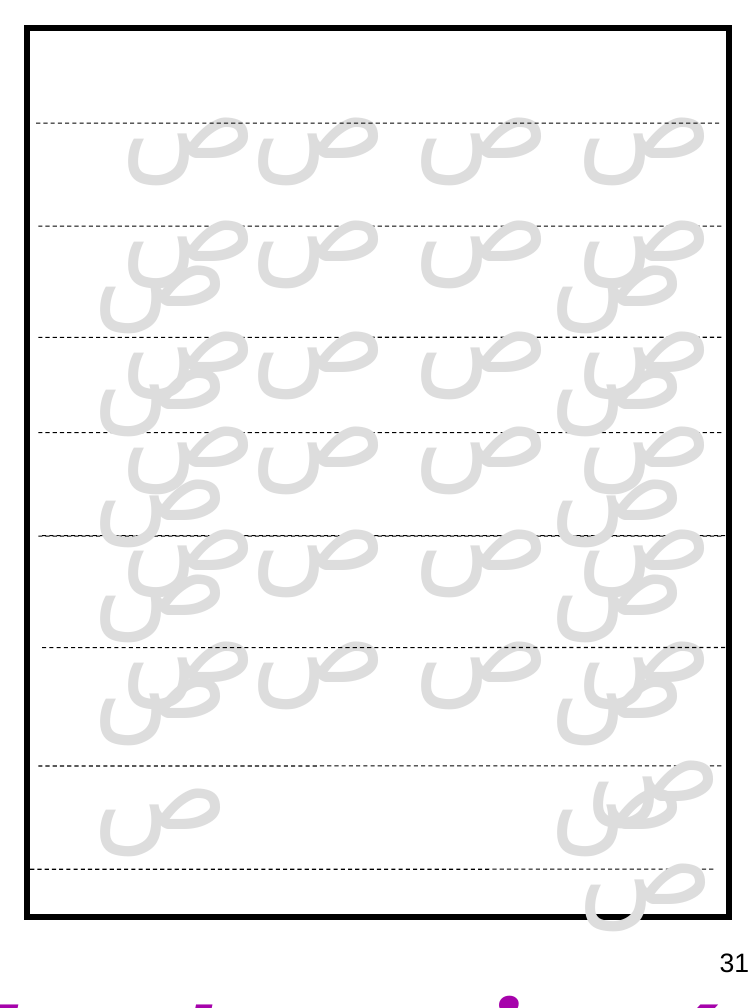
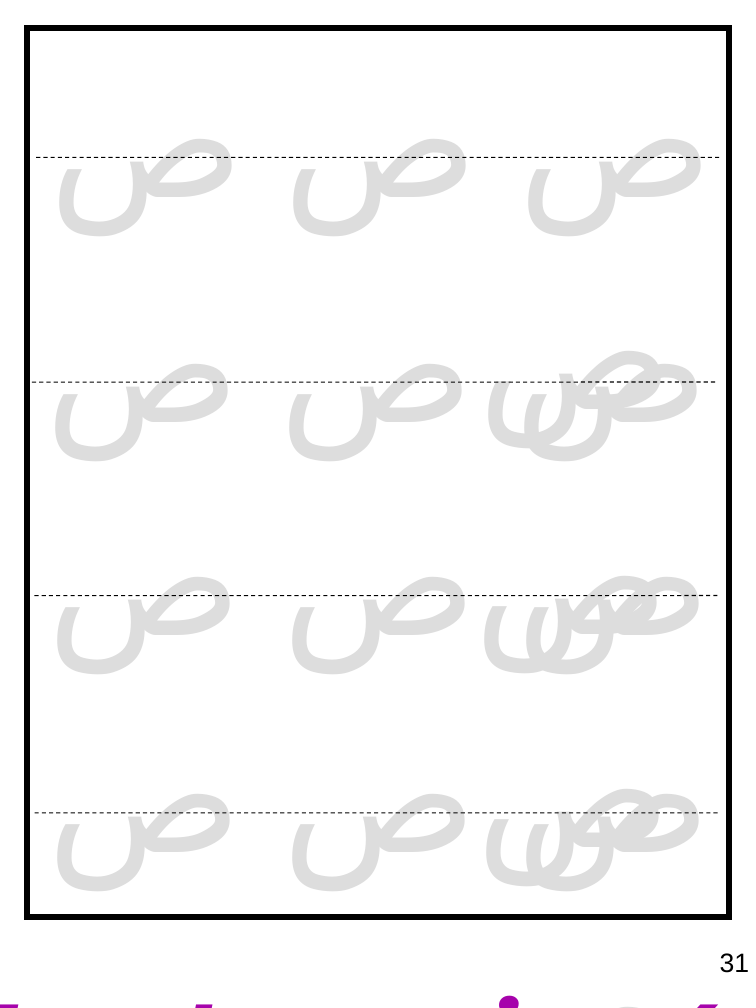
Before and after one commit to mmkhalil2002/AI, a slide deck: slide 31 of funlearning4u/nonAI/books/arabic-book1-v11-1-long.ppt. Drawn at 756x1008 pixels with LibreOffice and Linux fonts; fonts in the diff are those of the drawing. Boxes give left, top, right and bottom in pixels: in the first picture for what was removed or moved away, otherwise in the second. Text is boxed around its words. In the diff, an @@ line names an element or a change of style, - is before the commit and + after.

```diff
--- a/funlearning4u/nonAI/books/arabic-book1-v11-1-long.ppt
+++ b/funlearning4u/nonAI/books/arabic-book1-v11-1-long.ppt
@@ text "ص ص ص ص": place and size @@
-text "ص ص ص ص" at (251, 225, 713, 227)
+text "ص ص ص ص" at (45, 381, 708, 383)
@@ text removed at (94, 122, 257, 767) @@
-ص ص
@@ text removed at (251, 122, 713, 767) @@
-ص ص ص ص
@@ line moved from (720, 123) - (34, 123) to (720, 157) - (34, 157) @@
@@ text "ص ص ص ص": place and size @@
-text "ص ص ص ص" at (251, 336, 713, 338)
+text "ص ص ص ص" at (0, 237, 720, 672)
@@ line removed from (722, 226) to (36, 226) @@
@@ text removed at (94, 225, 257, 227) @@
-ص ص
@@ text removed at (94, 337, 257, 338) @@
-ص ص
@@ line moved from (722, 338) - (36, 338) to (715, 382) - (30, 382) @@
@@ line removed from (722, 432) to (36, 432) @@
@@ text removed at (94, 432, 257, 537) @@
-ص ص
@@ text removed at (94, 432, 257, 537) @@
-ص ص
@@ text removed at (251, 432, 713, 537) @@
-ص ص ص ص
@@ text "ص ص ص ص": place and size @@
-text "ص ص ص ص" at (251, 646, 713, 649)
+text "ص ص ص ص" at (48, 594, 711, 597)
@@ line removed from (722, 536) to (36, 536) @@
@@ line removed from (725, 535) to (40, 535) @@
@@ line moved from (725, 647) - (40, 647) to (718, 596) - (33, 596) @@
@@ text removed at (94, 647, 257, 649) @@
-ص ص
@@ size 80 to 115 pt; more space between paragraphs in 4 elements at (45, 381, 708, 383), (48, 594, 711, 597), (0, 237, 720, 672), (48, 812, 711, 814) @@
@@ text "ص ص ص ص": place and size @@
-text "ص ص ص ص" at (251, 432, 713, 537)
+text "ص ص ص ص" at (48, 812, 711, 814)
@@ text removed at (586, 765, 721, 767) @@
-ص
@@ line moved from (722, 766) - (36, 766) to (718, 812) - (33, 812) @@
@@ line removed from (714, 869) to (28, 869) @@
@@ text removed at (578, 868, 713, 920) @@
-ص
```
Also in this commit, not shown: 11 other slides changed, 15 other files.
